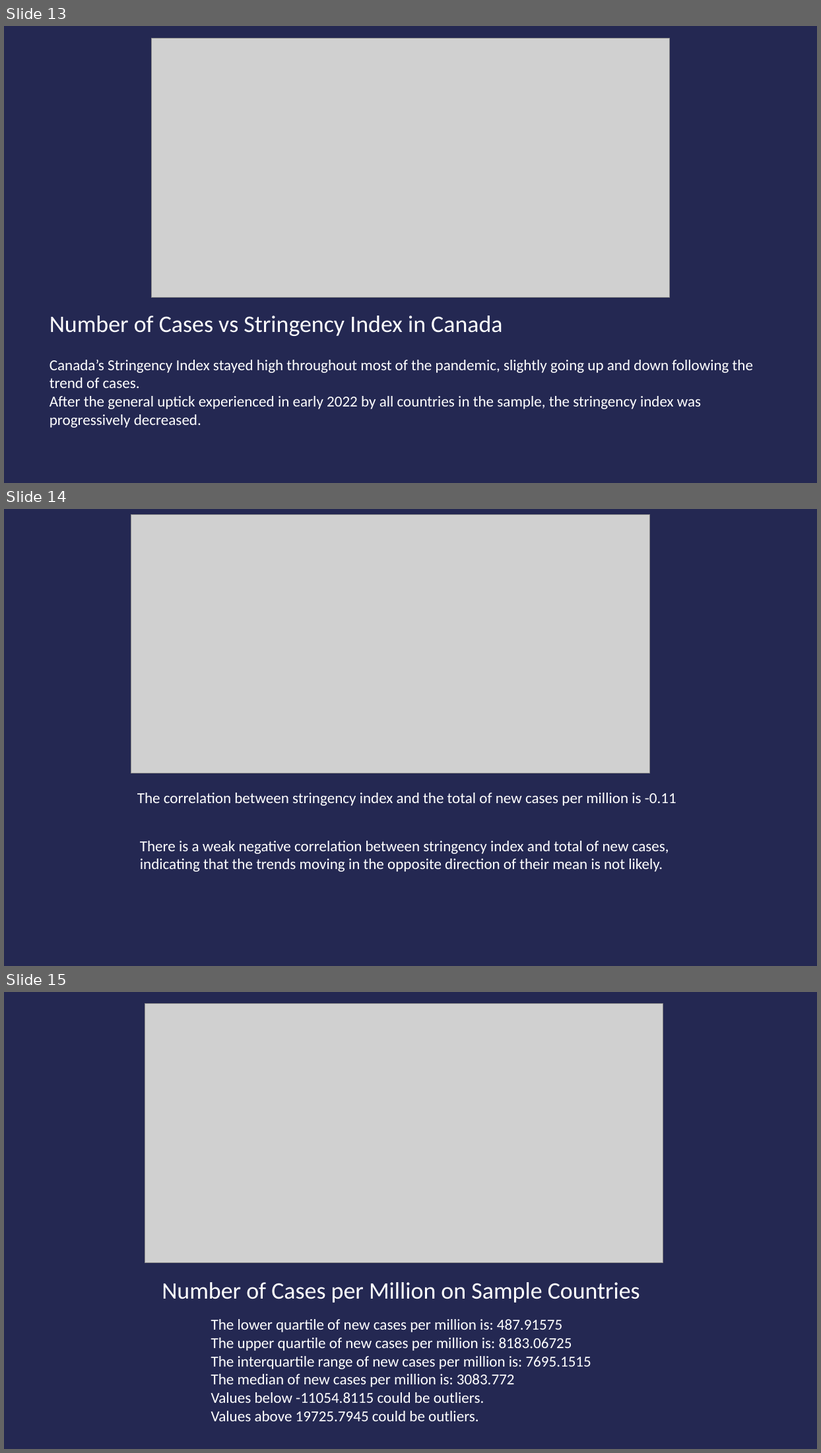
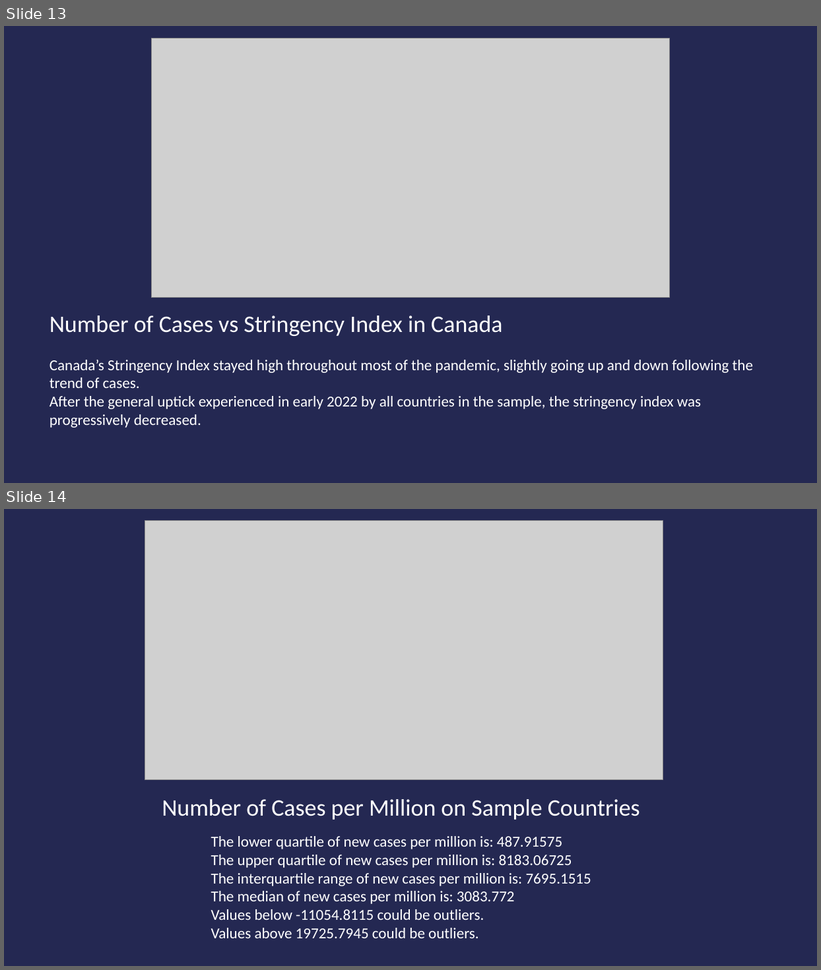
Before and after one commit to CanadianLatin/Project-1, a slide deck: Project1_Presentation.pptx. Shown one above the other, each under a label of ours: slides 13, 14 and 15 before the commit, slides 13 and 14 after it. The pictures are 821x1453 and 821x970 pixels, drawn with LibreOffice and Linux fonts; fonts in the diff are those of the drawing; grey boxes stand for pictures. Boxes give left, top, right and bottom in pixels: in the first picture for what was removed or moved away, otherwise in the second. Text is boxed around its words. In the diff, an @@ line names an element or a change of style, - is before the commit and + after.

Commit message:
Updated PPT

```diff
--- a/Project1_Presentation.pptx
+++ b/Project1_Presentation.pptx
@@ slide 14 removed at box(4, 509, 817, 966), background #242852 @@
@@ picture removed at box(131, 514, 650, 774) @@
@@ text removed at box(137, 793, 677, 806) @@
-The correlation between stringency index and the total of new cases per million is -0.11
@@ text removed at box(140, 841, 669, 872) @@
-There is a weak negative correlation between stringency index and total of new cases,
-indicating that the trends moving in the opposite direction of their mean is not likely.
@@ what was slide 15 is now slide 14 @@
```
Also in this commit, not shown: 1 other file.
